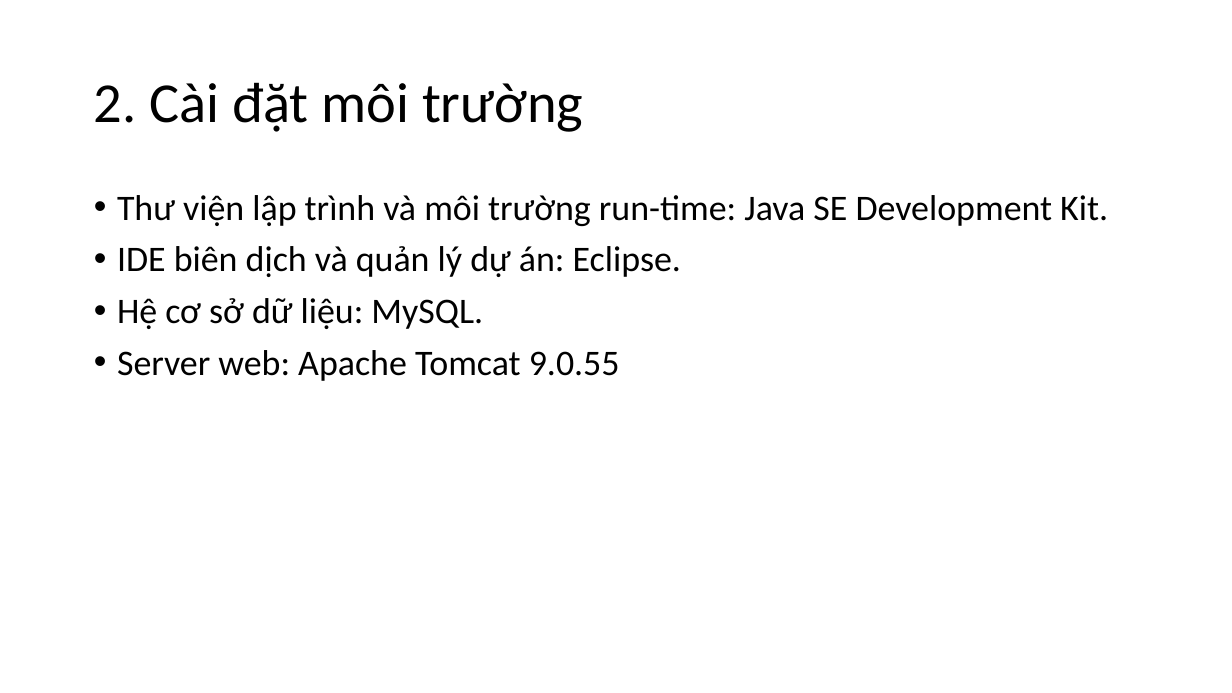
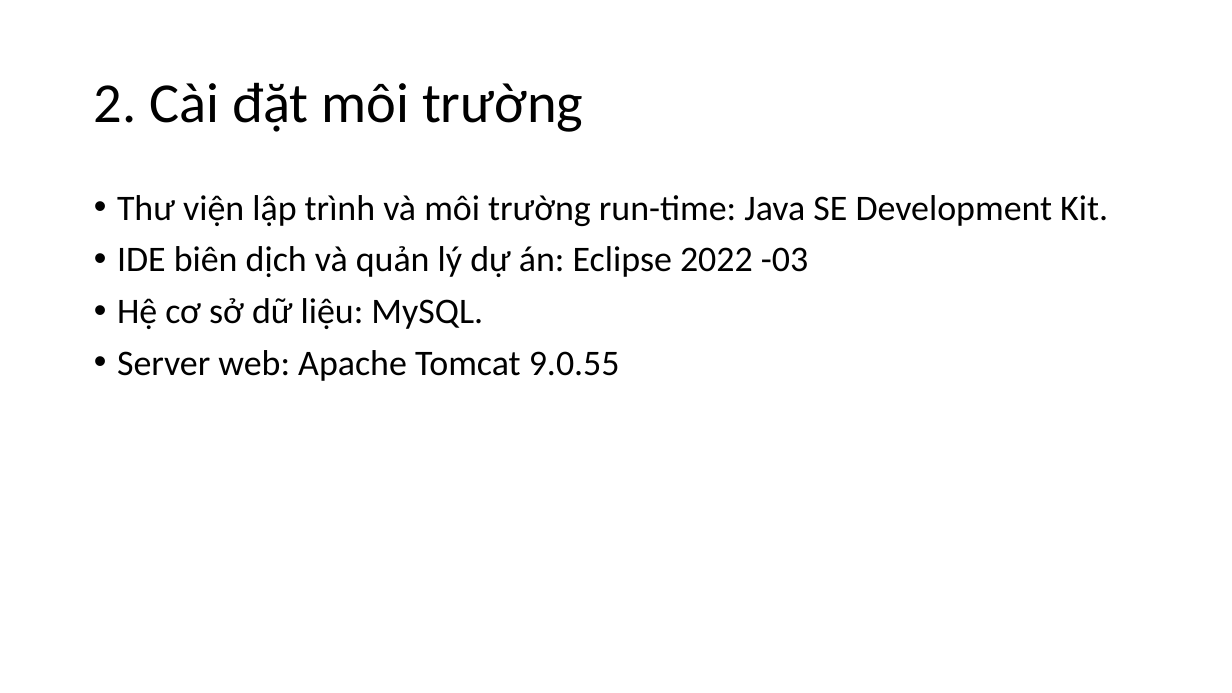
Before and after one commit to kiwi433/WEBSITE-SELLING-COSMETICS-USES-JAVA-LANGUAGE, a slide deck: slide 3 of Hướng dẫn sử dụng.pptx. Drawn at 1232x693 pixels with LibreOffice and Linux fonts; fonts in the diff are those of the drawing. Boxes give left, top, right and bottom in pixels: in the first picture for what was removed or moved away, otherwise in the second. Text is boxed around its words. In the diff, an @@ line names an element or a change of style, - is before the commit and + after.

```diff
--- a/Hướng dẫn sử dụng.pptx
+++ b/Hướng dẫn sử dụng.pptx
@@ text at (117,246,808,277): text changed @@
-• IDE biên dịch và quản lý dự án: Eclipse.
+• IDE biên dịch và quản lý dự án: Eclipse 2022 -03
```
Also in this commit, not shown: 2 other slides changed.
